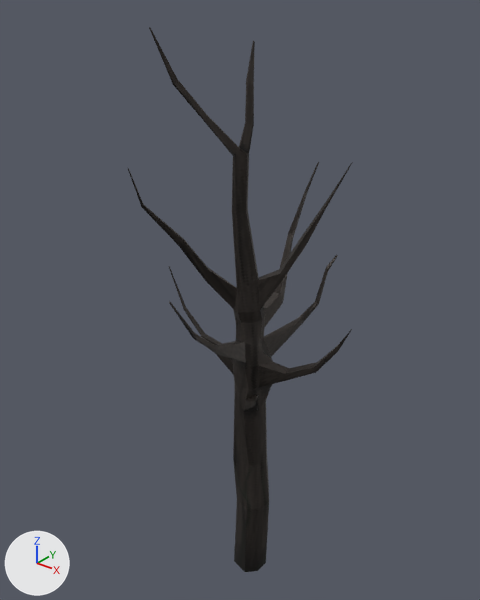
A saved change to the FBX model Assets/Models/Trees/tree1.fbx.
One viewpoint serves both versions: a 50 mm camera at (-11.61, 25.94, 13.51) aimed at (-20.09, 36.54, 6.94). Every picture has the same lights, and +X, +Y and +Z are marked at lower left. Where no turn or scale is listed for an object, it has been applied to the vertices.

The first picture shows 'tree1'.
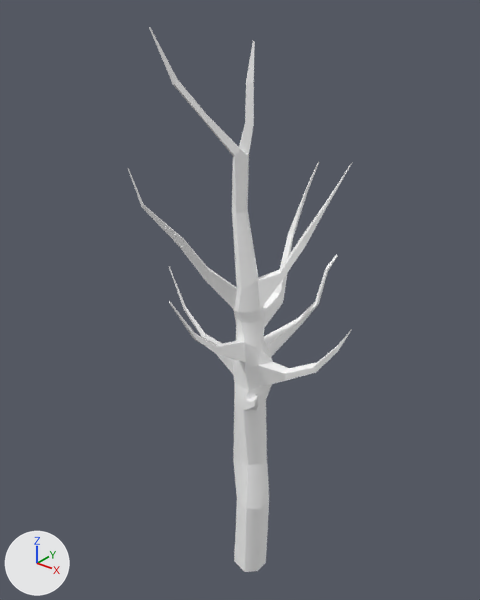
The newer file is also turned or shifted as a whole; pictures and numbers use the older file's frame.

The change, as a diff of the scene's bpy script:
```diff
--- a/Assets/Models/Trees/tree1.fbx.py
+++ b/Assets/Models/Trees/tree1.fbx.py
@@ mat_tree01 @@
+mat_tree01 = principled_material('Tree01')
+mat_tree01.base_color = (1.0, 1.0, 1.0)  # white #ffffff
+mat_tree01.roughness = 0.553
@@ me_mesh @@
 me_mesh.from_pydata(...)  # 261 vertices, 256 faces; spans x -2.6..2.31, y -2.69..2.05, z 0.15..13.52
-me_mesh.materials.append(mat_tree1_texture)
+me_mesh.materials.append(mat_tree01)  # white #ffffff
```

Pixel boxes (x1, y1, x2, y2) of what changed, in the pictures (480 x 600 px):
'tree1', recoloured: (128, 27, 352, 572) in both
